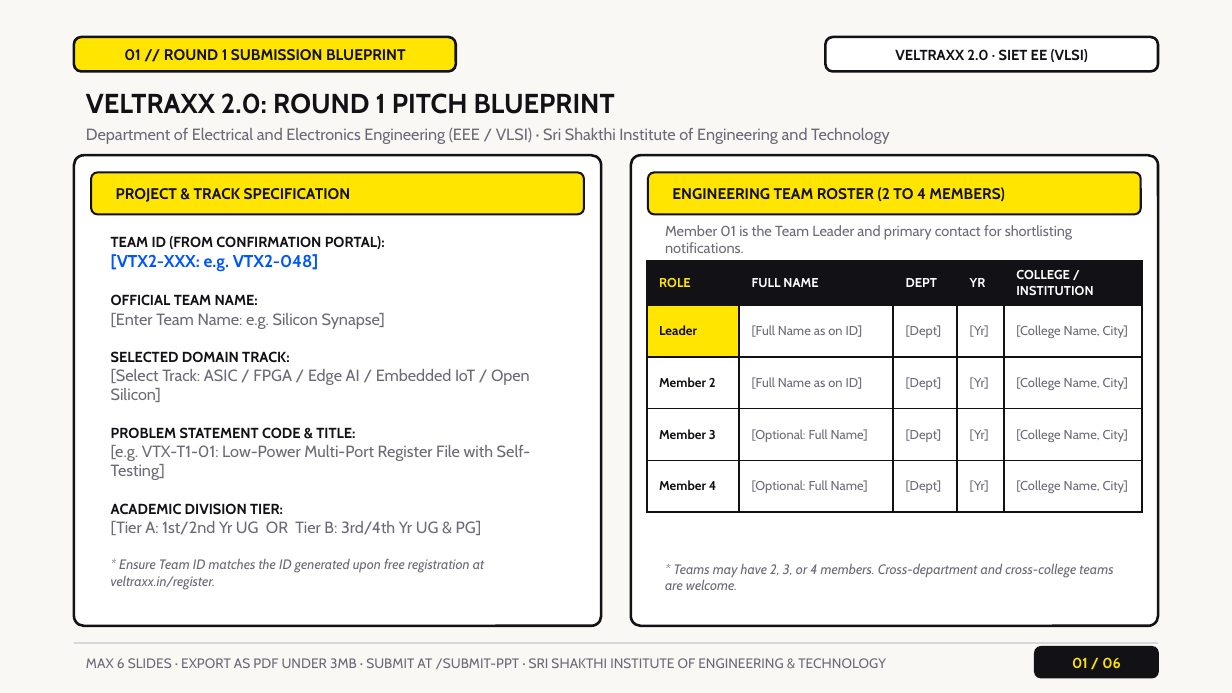
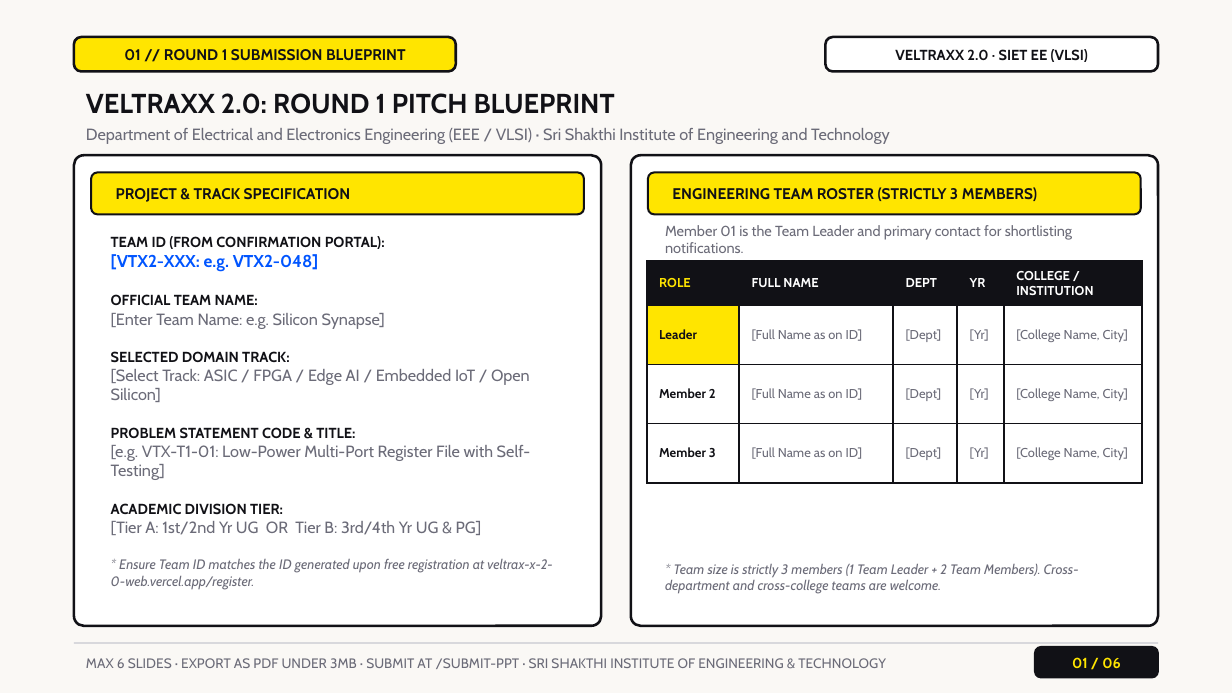
Before and after one commit to Darshan4721/VeltraxX_2.0_web, a slide deck: slide 1 of public/downloads/VELTRAXX_2.0_Round1_Template.pptx. Drawn at 1232x693 pixels with LibreOffice and Linux fonts; fonts in the diff are those of the drawing. Boxes give left, top, right and bottom in pixels: in the first picture for what was removed or moved away, otherwise in the second. Text is boxed around its words. In the diff, an @@ line names an element or a change of style, - is before the commit and + after.

```diff
--- a/public/downloads/VELTRAXX_2.0_Round1_Template.pptx
+++ b/public/downloads/VELTRAXX_2.0_Round1_Template.pptx
@@ text at [672, 187, 1037, 201]: text changed @@
-ENGINEERING TEAM ROSTER (2 TO 4 MEMBERS)
+ENGINEERING TEAM ROSTER (STRICTLY 3 MEMBERS)
@@ text at [111, 236, 552, 590]: text changed @@
-TEAM ID (FROM CONFIRMATION PORTAL):
-[VTX2-XXX: e.g. VTX2-048]
-OFFICIAL TEAM NAME:
-[Enter Team Name: e.g. Silicon Synapse]
-SELECTED DOMAIN TRACK:
-[Select Track: ASIC / FPGA / Edge AI / Embedded IoT / Open Silicon]
-PROBLEM STATEMENT CODE & TITLE:
-[e.g. VTX-T1-01: Low-Power Multi-Port Register File with Self-Testing]
-ACADEMIC DIVISION TIER:
-[Tier A: 1st/2nd Yr UG OR Tier B: 3rd/4th Yr UG & PG]
-* Ensure Team ID matches the ID generated upon free registration at veltraxx.in/register.
+TEAM ID (FROM CONFIRMATION PORTAL):
+[VTX2-XXX: e.g. VTX2-048]
+OFFICIAL TEAM NAME:
+[Enter Team Name: e.g. Silicon Synapse]
+SELECTED DOMAIN TRACK:
+[Select Track: ASIC / FPGA / Edge AI / Embedded IoT / Open Silicon]
+PROBLEM STATEMENT CODE & TITLE:
+[e.g. VTX-T1-01: Low-Power Multi-Port Register File with Self-Testing]
+ACADEMIC DIVISION TIER:
+[Tier A: 1st/2nd Yr UG OR Tier B: 3rd/4th Yr UG & PG]
+* Ensure Team ID matches the ID generated upon free registration at veltrax-x-2-0-web.vercel.app/register.
@@ table at [647, 261, 1142, 464] @@
-row 4: Member 3 | [Optional: Full Name] | [Dept] | [Yr] | [College Name, City]
-row 5: Member 4 | [Optional: Full Name] | [Dept] | [Yr] | [College Name, City]
+row 4: Member 3 | [Full Name as on ID] | [Dept] | [Yr] | [College Name, City]
@@ text at [665, 564, 1079, 594]: text changed @@
-* Teams may have 2, 3, or 4 members. Cross-department and cross-college teams are welcome.
+* Team size is strictly 3 members (1 Team Leader + 2 Team Members). Cross-department and cross-college teams are welcome.
```
Also in this commit, not shown: 1 other slide changed, 29 other files.
